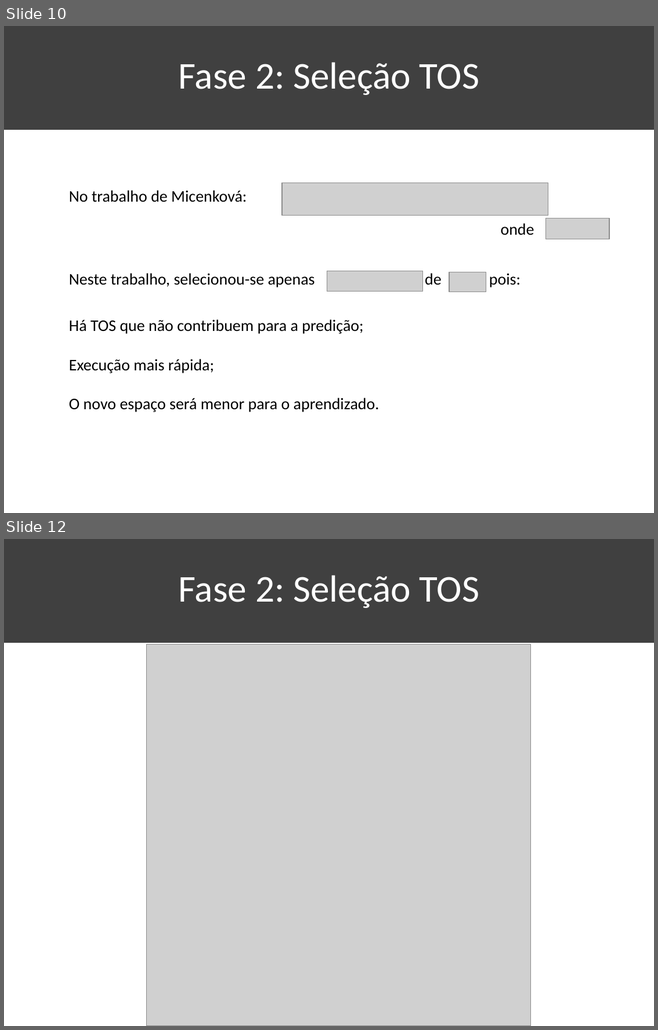
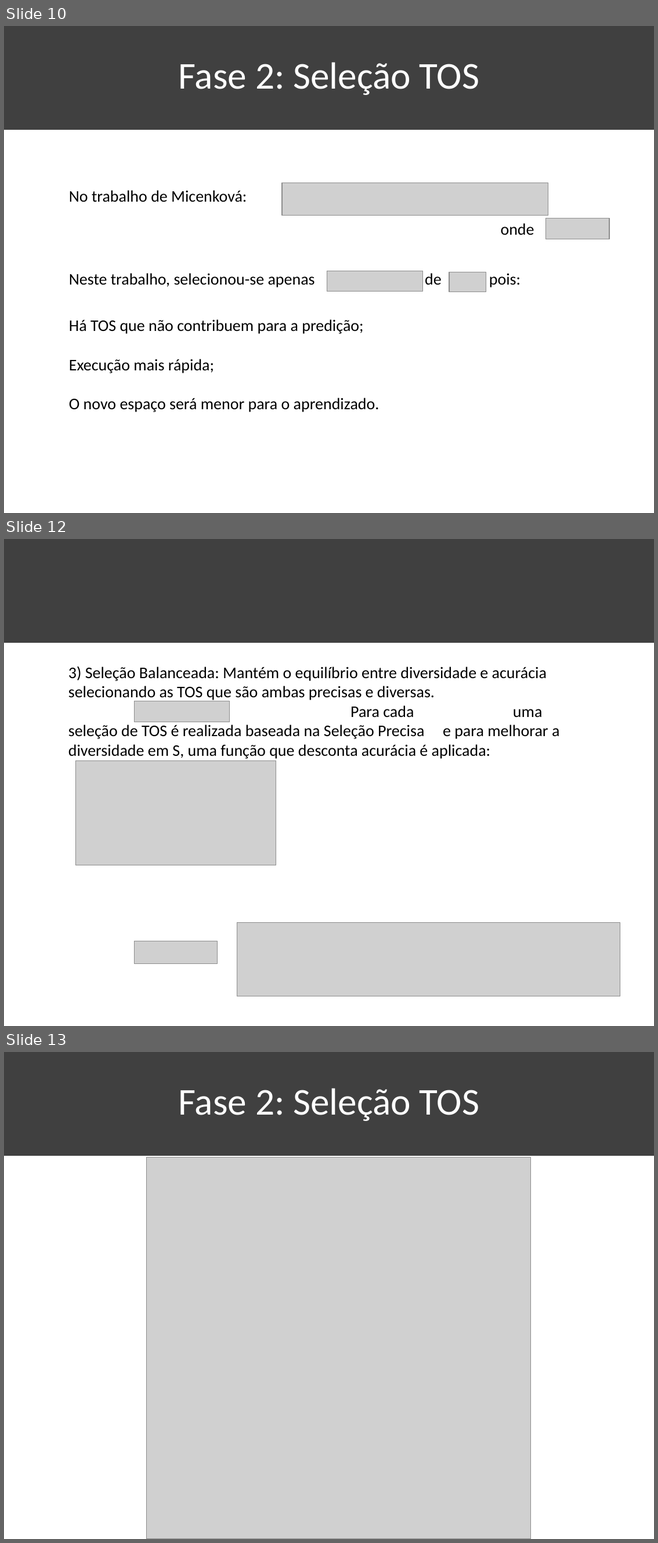
Before and after one commit to KaioAlex/DigitalSecurity, a slide deck: XGBOD-Seminar/XGBOD-Seminar.pptx. Shown one above the other, each under a label of ours: slides 10 and 12 before the commit, slides 10, 12 and 13 after it; the slides between them are not shown. The pictures are 658x1030 and 658x1543 pixels, drawn with LibreOffice and Linux fonts; fonts in the diff are those of the drawing; grey boxes stand for pictures. Boxes give left, top, right and bottom in pixels: in the first picture for what was removed or moved away, otherwise in the second. Text is boxed around its words. In the diff, an @@ line names an element or a change of style, - is before the commit and + after.

```diff
--- a/XGBOD-Seminar/XGBOD-Seminar.pptx
+++ b/XGBOD-Seminar/XGBOD-Seminar.pptx
@@ slide 12 added at (x1=4, y1=539, x2=654, y2=1026), background #FFFFFF; not listed: 1 template element that a slide beside it also shows @@
@@ text added at (x1=68, y1=666, x2=559, y2=759), 18 pt, text #000000 @@
+3) Seleção Balanceada: Mantém o equilíbrio entre diversidade e acurácia selecionando as TOS que são ambas precisas e diversas. Para cada uma seleção de TOS é realizada baseada na Seleção Precisa e para melhorar a diversidade em S, uma função que desconta acurácia é aplicada:
@@ picture added at (x1=134, y1=701, x2=230, y2=723) @@
@@ picture added at (x1=75, y1=761, x2=275, y2=865) @@
@@ picture added at (x1=237, y1=923, x2=620, y2=996) @@
@@ picture added at (x1=134, y1=941, x2=217, y2=964) @@
@@ what was slide 12 is now slide 13 @@
```
Also in this commit, not shown: 2 slides changed, 2 other files.
